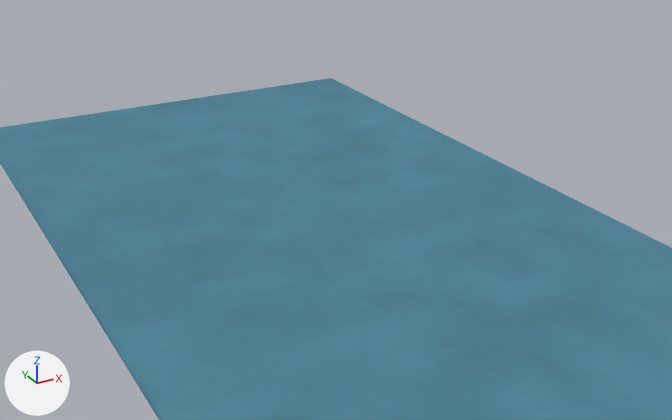
The glTF model public/tiles/sacavem/t_7_1.glb: old version first, new version second.
The view is the same before and after, from a 50 mm lens placed at (5309.0, 7402.0, 210.0), pointed at (5528.0, 7802.0, 10.0). Lighting does not change. The marker at lower left points along +X, +Y and +Z. The picture after the commit comes second. Where no turn or scale is listed for an object, it has been applied to the vertices.

In view in the first picture: 'terrain'.
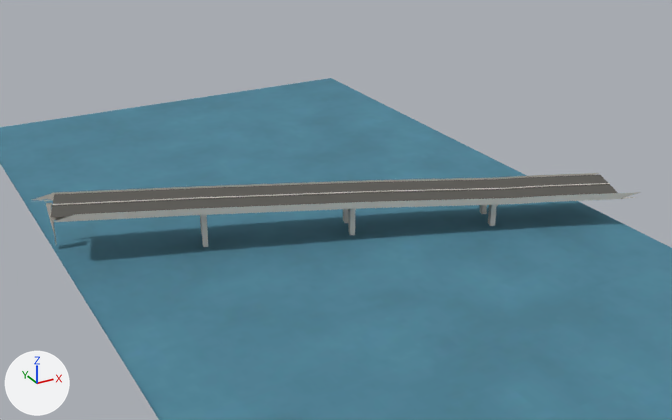
What differs and where, as boxes (x1, y1, x2, y2) in the pictures (672 x 420 px):
'buildings', added: after (33, 173, 641, 247)

Edits to the bpy script that builds the scene:
```text
Add mat_buildings:
    mat_buildings = bpy.data.materials.new('buildings')
    mat_buildings.use_nodes = True; mat_buildings.node_tree.nodes.clear()
    _N = mat_buildings.node_tree.nodes; _L = mat_buildings.node_tree.links
    n0 = _N.new('ShaderNodeBsdfPrincipled'); n0.name = 'Principled BSDF'
    n0.inputs[2].default_value = 0.9  # 'Roughness'
    n1 = _N.new('ShaderNodeOutputMaterial'); n1.name = 'Material Output'
    n2 = _N.new('ShaderNodeVertexColor'); n2.name = 'Color Attribute'
    _L.new(n0.outputs[0], n1.inputs[0])  # 'BSDF' to 'Surface'
    _L.new(n2.outputs[0], n0.inputs[0])  # 'Color' to 'Base Color'
Add me_buildings:
    me_buildings.from_pydata(...)  # 404 vertices, 594 faces; spans x -148.0..148.0, y -68.0..68.0, z -13.0..13.0
    me_buildings.materials.append(mat_buildings)
Add ob_buildings:
    ob_buildings = bpy.data.objects.new('buildings', me_buildings)
    ob_buildings.location = (5532.2, 7799.9, 10.3)
```
